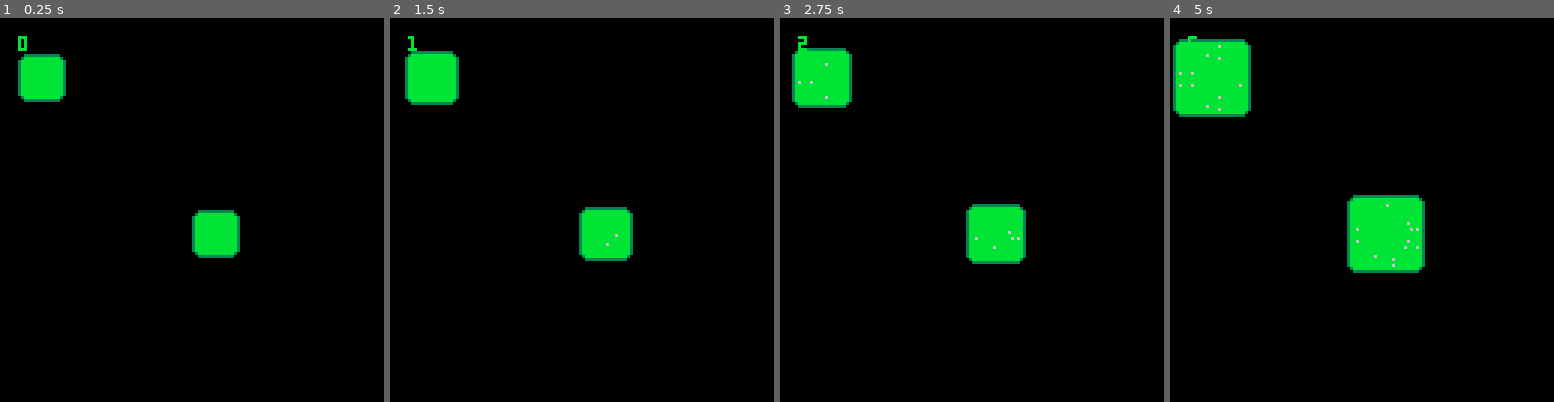
Above: before the commit, frames 1-4 (left to right).
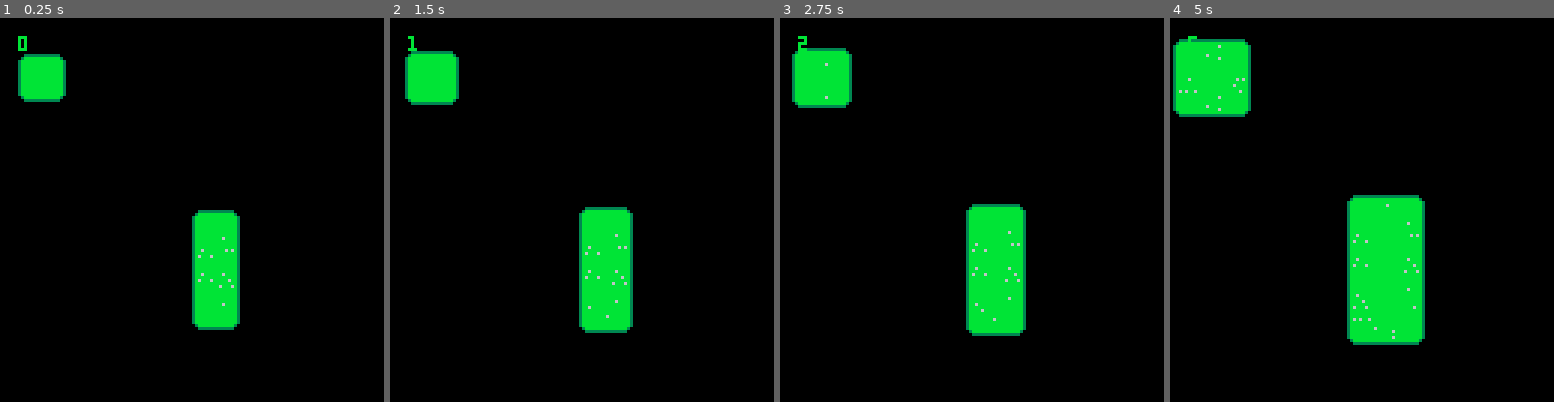
Above: after the commit, the same moments.

Repository: jondkoon/crushed
Game: PICO-8 cartridge crushed_assets.p8
Two runs of this game, one before a commit and one after it. Both use one fixed random seed, a clock stepped at 60 frames per second and the inputs below.
Inputs:
- Up to frame 1 (0.25 s): no input
- Up to frame 2 (1.5 s): no input
- Up to frame 3 (2.75 s): no input
- Up to frame 4 (5 s): no input

The runs differ from the first frame. In frame 1, 2.5% of the frame differs, in the area x 50-63%, y 57-82%; in frame 2, 2.8%; in frame 3, 3.1%; in frame 4, 4.2%, in the area x 2-67%, y 14-86%.

Commit message:
Variable initial width/height.

Diff:
--- a/crushed_assets.p8
+++ b/crushed_assets.p8
@@ -55,6 +55,23 @@
 			bottom = {},
 			left = {}
 		},
+		init = function(self)
+			-- populate slivers for width/height > 16
+			if (self.width > 16) then
+				local hor_slivers = (self.width - 16) / 2
+				for i = 1, hor_slivers do
+					add(self.slivers["top"], self:get_random_x_sliver())
+					add(self.slivers["bottom"], self:get_random_x_sliver())
+				end
+			end
+			if (self.height > 16) then
+				local vert_slivers = (self.height - 16) / 2
+				for i = 1, vert_slivers do
+					add(self.slivers["right"], self:get_random_y_sliver())
+					add(self.slivers["left"], self:get_random_y_sliver())
+				end
+			end
+		end,
 		update = function(self)
 			self.counter += 1
 			if self.counter % 30 == 0 then
@@ -158,9 +175,13 @@
 end
 
 function _init()
-	make_platform(64, 64, 16, 16, nil, behaviors.expand)
+	make_platform(64, 64, 16, 40, nil, behaviors.expand)
 
 	make_platform(6, 12, 16, 16, nil, behaviors.expand)
+
+	for platform in all(platforms) do
+		platform:init()
+	end
 end
 
 function _update()
